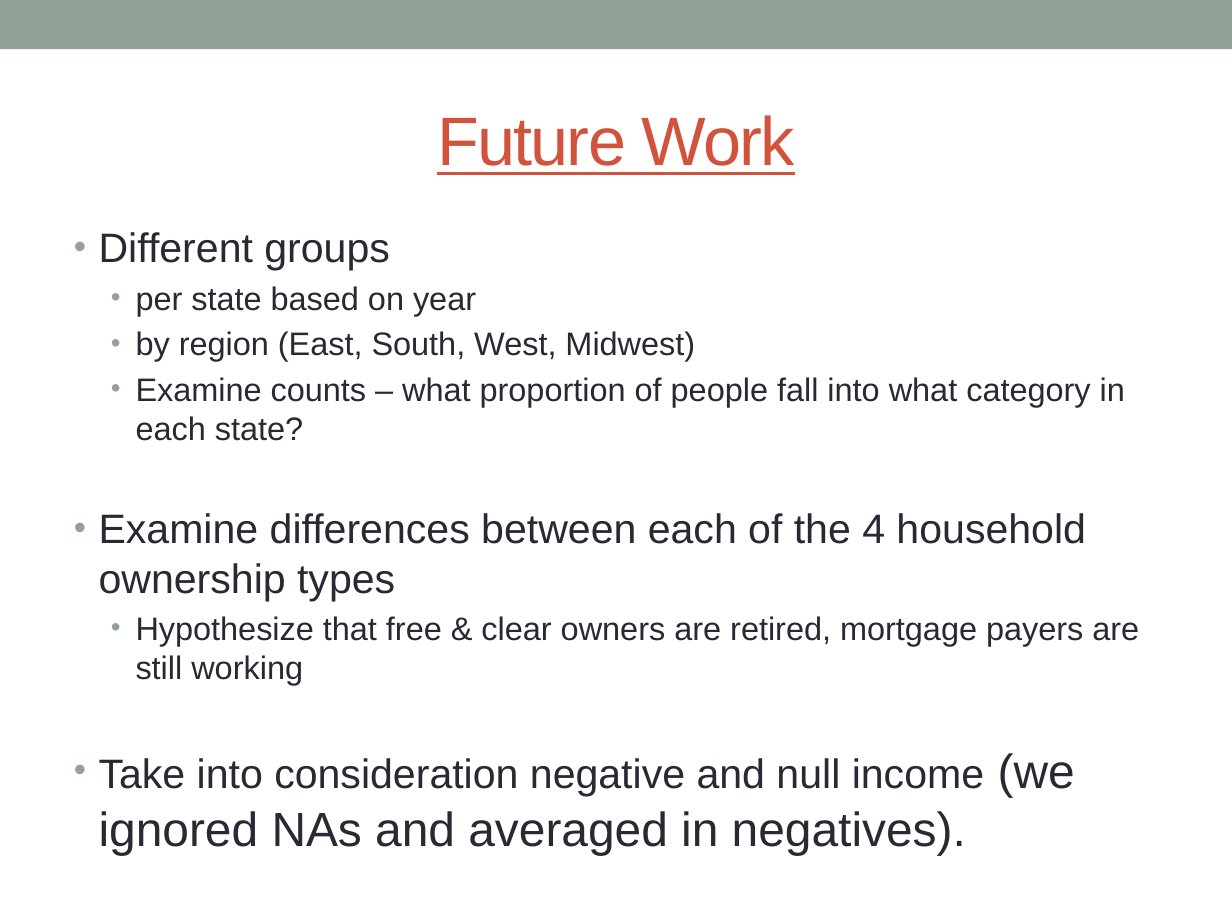
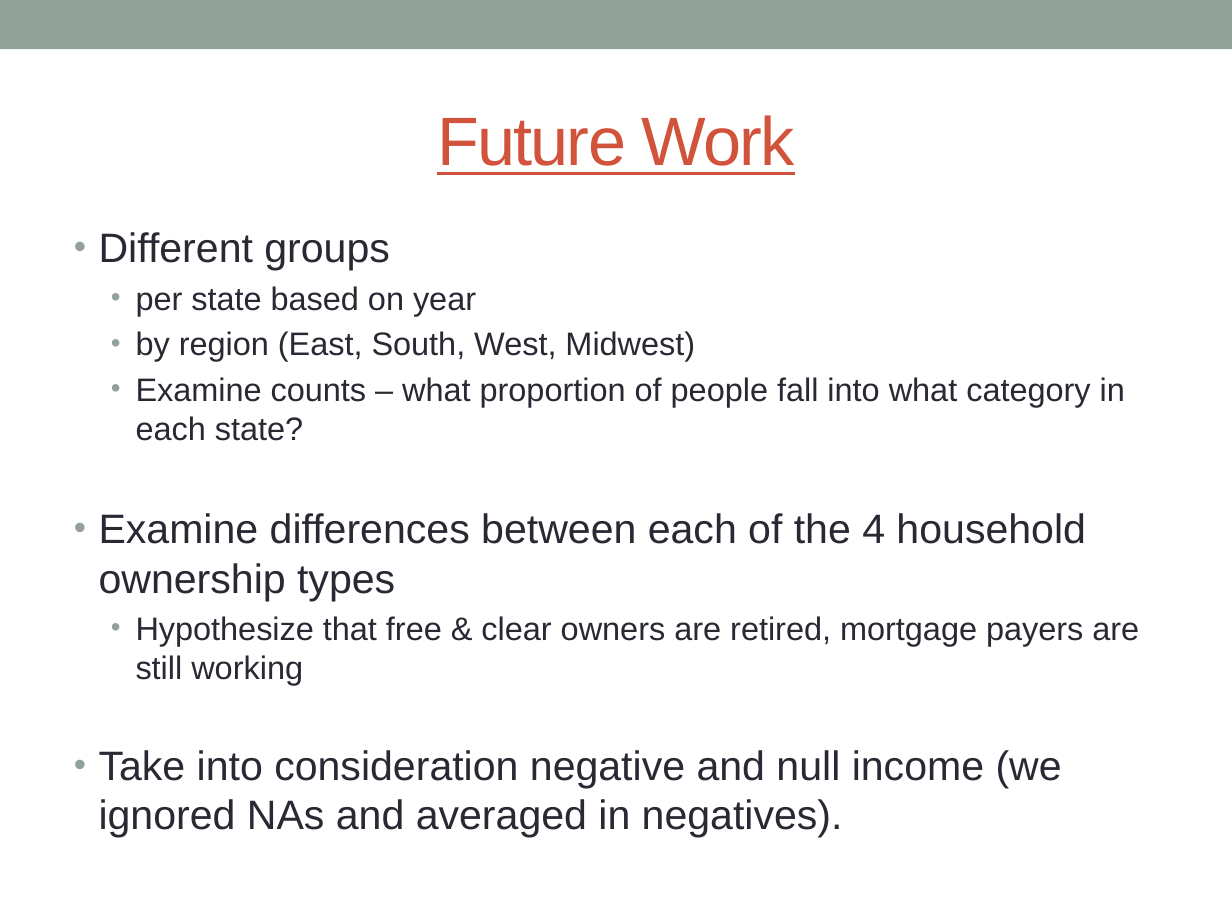
Before and after one commit to andy-olstad/599-POGS, a slide deck: slide 13 of Project 1 Powerpoint Jasmine Edit.pptx. Drawn at 1232x924 pixels with LibreOffice and Linux fonts; fonts in the diff are those of the drawing. Boxes give left, top, right and bottom in pixels: in the first picture for what was removed or moved away, otherwise in the second. Text is boxed around its words. In the diff, an @@ line names an element or a change of style, - is before the commit and + after.

```diff
--- a/Project 1 Powerpoint Jasmine Edit.pptx
+++ b/Project 1 Powerpoint Jasmine Edit.pptx
@@ text at (x1=99, y1=750, x2=1062, y2=838): size 28 to 24 pt in "(we ignored NAs and averaged in negatives)." @@
```
Also in this commit, not shown: 2 other slides changed, 2 other files.
